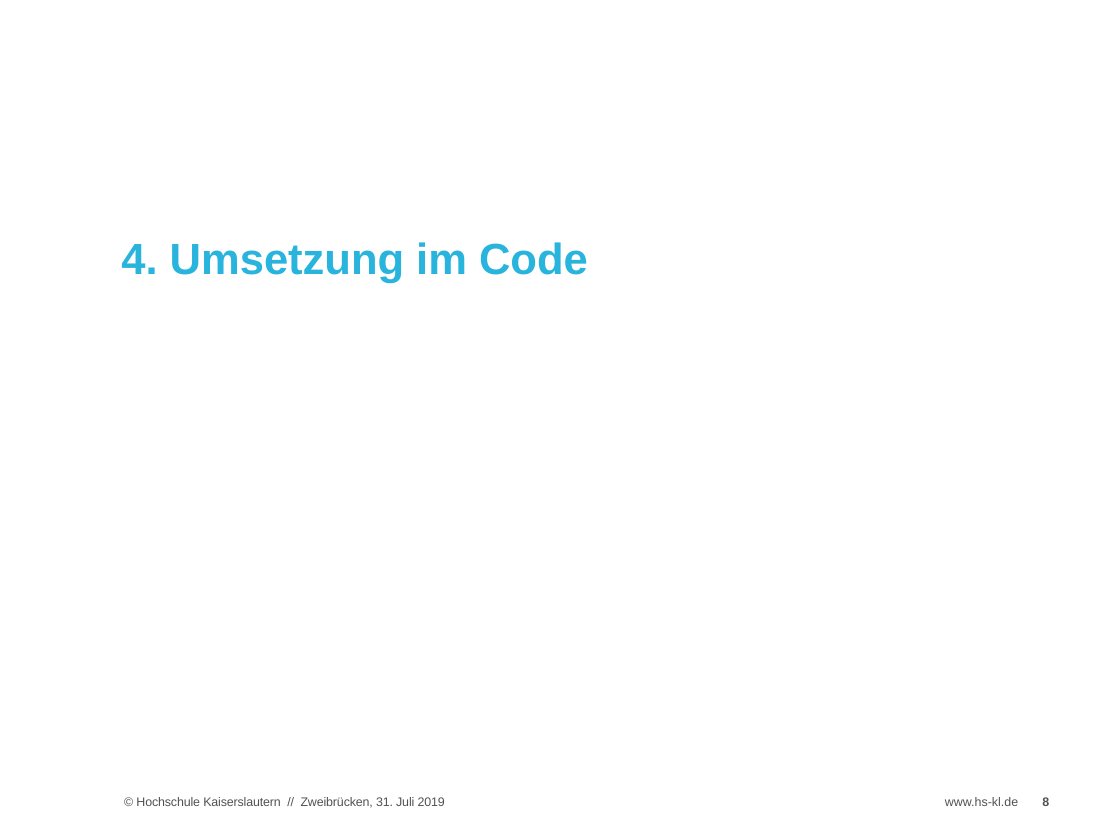
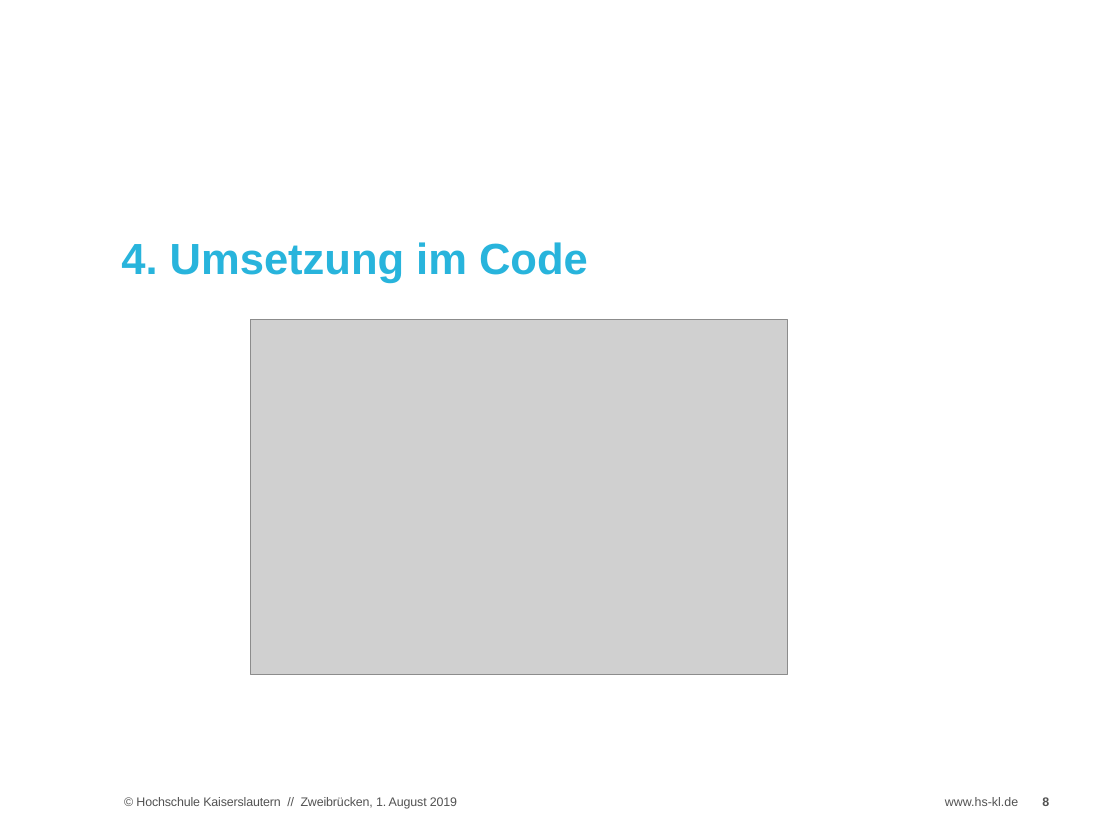
Before and after one commit to fraygeyst/Contactbook, a slide deck: slide 8 of Documentation/Presentation/Abschlusspräsentation.pptx. Drawn at 1120x840 pixels with LibreOffice and Linux fonts; fonts in the diff are those of the drawing; grey boxes stand for pictures; background and template pictures are left out. Boxes give left, top, right and bottom in pixels: in the first picture for what was removed or moved away, otherwise in the second. Text is boxed around its words. In the diff, an @@ line names an element or a change of style, - is before the commit and + after.

```diff
--- a/Documentation/Presentation/Abschlusspräsentation.pptx
+++ b/Documentation/Presentation/Abschlusspräsentation.pptx
@@ picture added at (251, 319, 787, 674) @@
@@ text at (136, 797, 457, 809): text changed @@
-© Hochschule Kaiserslautern // Zweibrücken, 31. Juli 2019
+© Hochschule Kaiserslautern // Zweibrücken, 1. August 2019
```
Also in this commit, not shown: 16 other slides changed, 4 slides added.
